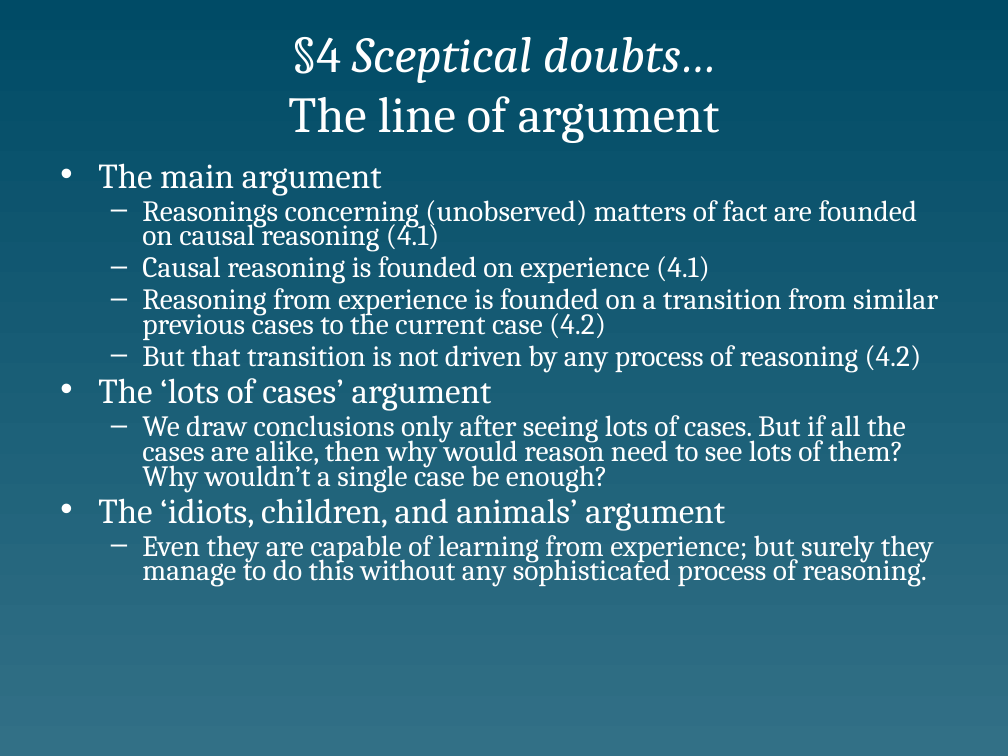
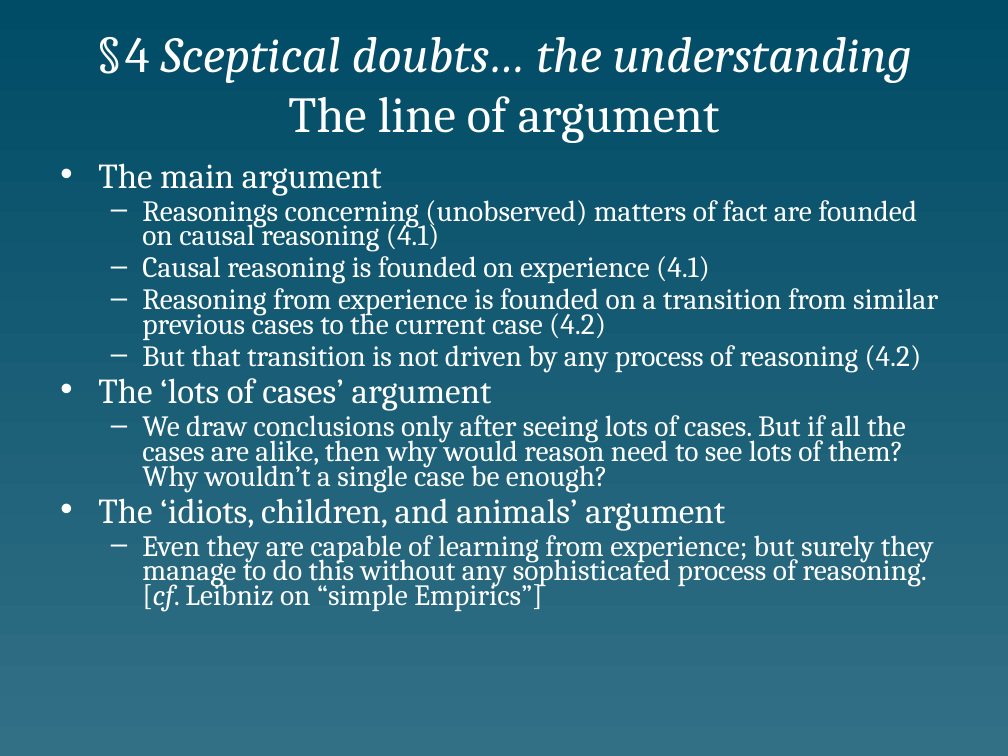
Before and after one commit to colemitchell/colemitchell.github.io, a slide deck: slide 23 of PHIL2220/Hume.ppt. Drawn at 1008x756 pixels with LibreOffice and Linux fonts; fonts in the diff are those of the drawing. Boxes give left, top, right and bottom in pixels: in the first picture for what was removed or moved away, otherwise in the second. Text is boxed around its words. In the diff, an @@ line names an element or a change of style, - is before the commit and + after.

```diff
--- a/PHIL2220/Hume.ppt
+++ b/PHIL2220/Hume.ppt
@@ title at (125,37,912,143): text changed; italic on @@
-§4 Sceptical doubts…
-The line of argument
+§ 4 Sceptical doubts… the understanding
+The line of argument
@@ text at (142,528,934,612): text changed @@
-  – Even they are capable of learning from experience; but surely they manage to do this without any sophisticated process of reasoning.
+  – Even they are capable of learning from experience; but surely they manage to do this without any sophisticated process of reasoning. [cf. Leibniz on “simple Empirics”]
```
Also in this commit, not shown: 13 other slides changed, 6 other files.
